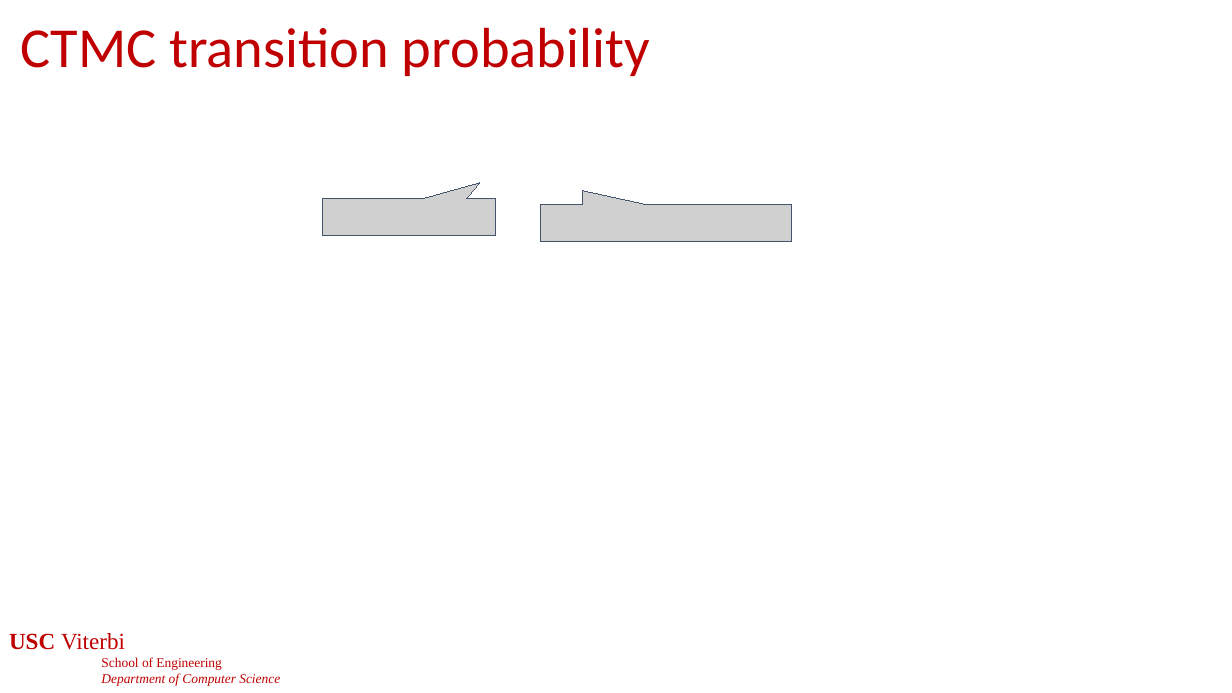
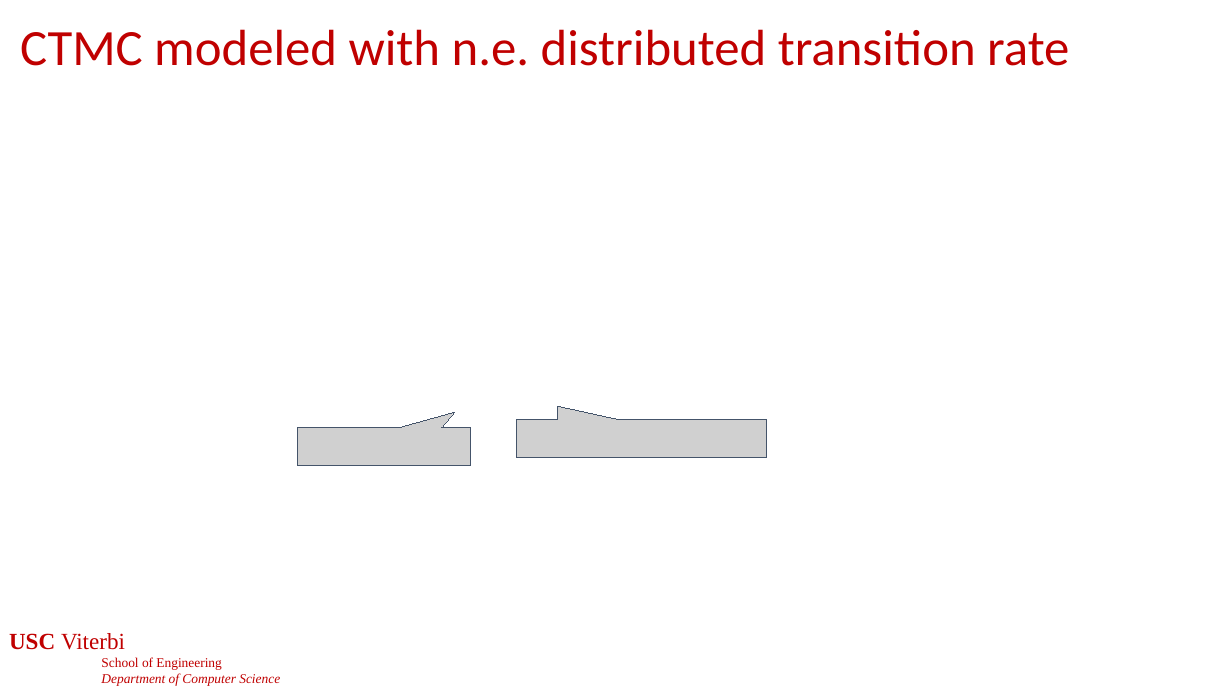
Before and after one commit to jdeshmukh/jdeshmukh.github.io, a slide deck: slide 33 of teaching/cs513slides/lecture9-Probabilistic-Models.pptx. Drawn at 1232x693 pixels with LibreOffice and Linux fonts; fonts in the diff are those of the drawing; grey boxes stand for pictures; background and template pictures are left out. Boxes give left, top, right and bottom in pixels: in the first picture for what was removed or moved away, otherwise in the second. Text is boxed around its words. In the diff, an @@ line names an element or a change of style, - is before the commit and + after.

```diff
--- a/teaching/cs513slides/lecture9-Probabilistic-Models.pptx
+++ b/teaching/cs513slides/lecture9-Probabilistic-Models.pptx
@@ title at bbox=[20, 29, 1069, 66]: text changed; size 44 to 39.6 pt @@
-CTMC transition probability
+CTMC modeled with n.e. distributed transition rate
@@ picture removed at bbox=[322, 199, 495, 236] @@
@@ picture removed at bbox=[541, 204, 791, 241] @@
@@ picture added at bbox=[298, 428, 471, 465] @@
@@ picture added at bbox=[517, 421, 767, 457] @@
```
Also in this commit, not shown: 3 other slides changed, 1 slide added, 2 slides removed.
